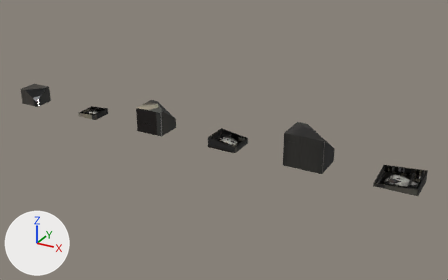
The glTF model src/assets/battle/city/modern-westafrica-houses-damage.glb, before and after one commit.
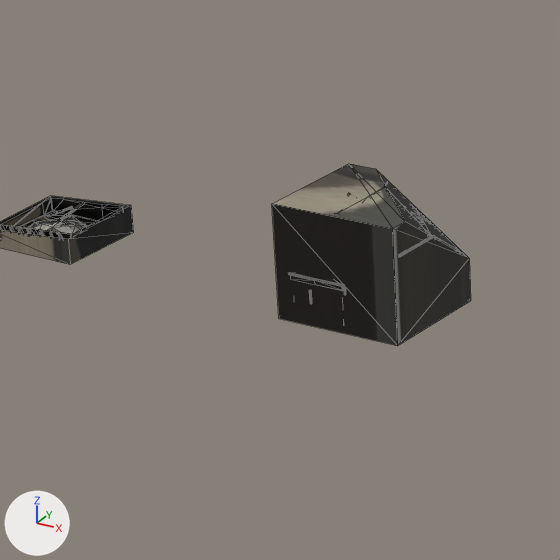
The first picture shows the older version from a 50 mm lens placed at (18.44, -17.46, 8.9), pointed at (8.67, 0.3, 0.02). The close-ups show the older and then the newer version on the part from 18% to 43% of the width and 24% to 64% of the height of that picture. Only the edits that show in the close-ups are written down. The axes (+X, +Y, +Z) are drawn at lower left. The lights are the same throughout. The close-ups show mesh edges as thin lines. Where no turn or scale is listed for an object, it has been applied to the vertices. Vertices at exactly the same position are counted once.
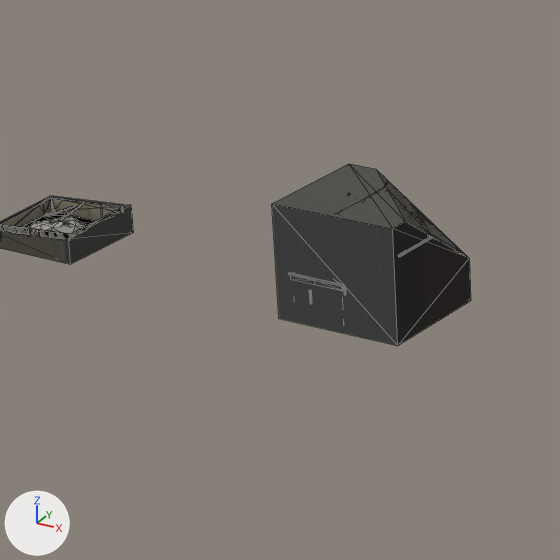
Location of each change, (x1, y1, x2, y2) in pixels of the close-ups (560 x 560 px):
'Mesh_2', surface changed: (272, 164, 470, 346) in both
'Mesh_11', surface changed: (0, 196, 133, 264) in both
'Mesh_9', surface changed, reshaped: (0, 198, 123, 239) in both
'Mesh_0', surface changed: (289, 193, 437, 287) in both
'Mesh_10', surface changed: (52, 221, 86, 225) in both
part 1 of me_mesh_2, surface changed: (272, 164, 468, 257) in both
part 2 of me_mesh_9, added: after (0, 198, 122, 236)
part 3 of me_mesh_9, surface changed: (0, 198, 123, 239) in both

What changed in the scene script:
```text
Change mat_town:
    where n3 = _N.new('ShaderNodeMapping'); n3.name = 'Mapping'
    n3.inputs[1].default_value: (0.0008, -14.01, 0.0) -> (0.0008, -14.0, 0.0)  # 'Location'
    n3.inputs[3].default_value: (15.95, 15.01, 1.0) -> (15.93, 15.0, 1.0)  # 'Scale'
Change me_mesh_2:
    where me_mesh_2.from_pydata(...)  # 38 vertices, 62 faces; spans x 0.145..1.207, y -1.035..-0.058, z 0.0..0.917
    used by ob_mesh_2; location = (5.324, 0.546, -0.004)
    me_mesh_2 part 1: texture (UV) coordinates of 52 of 62 faces, centred in x 0.352..1.103, y -0.792..-0.176, z 0.0..0.917, changed; they spanned u 0.0..0.06, v 0.94..1.0 and now span u 0.0..0.06, v 0.95..1.0
Change me_mesh_9:
    used by ob_mesh_9; location = (2.324, 0.546, -0.004)
    remove me_mesh_9.from_pydata(...)  # 328 vertices, 410 faces; spans x 0.298..1.054, y -0.919..-0.191, z 0.0..0.23
    add me_mesh_9.from_pydata(...)  # 551 vertices, 563 faces; spans x 0.298..1.054, y -0.919..-0.191, z 0.0..0.23
    me_mesh_9 part 2: 196 vertices added at x 0.311..1.041, y -0.865..-0.207, z 0.059..0.23
    me_mesh_9 part 3: 376 kept faces spanning x 0.298..1.054, y -0.919..-0.191, z 0.0..0.23 get new texture (UV) coordinates
    other edits to the shape of me_mesh_9 do not show in these pictures
Change me_mesh_11:
    where me_mesh_11.from_pydata(...)  # 24 vertices, 36 faces; spans x 0.265..1.087, y -0.935..-0.158, z 0.0..0.235
    used by ob_mesh_11; location = (2.324, 0.546, -0.004)
    me_mesh_11 part 4: texture (UV) coordinates of 34 of 36 faces, centred in x 0.265..1.087, y -0.935..-0.158, z 0.0..0.151, changed; they spanned u 0.01..0.06, v 0.94..1.0 and now span u 0.01..0.06, v 0.94..0.97
```
